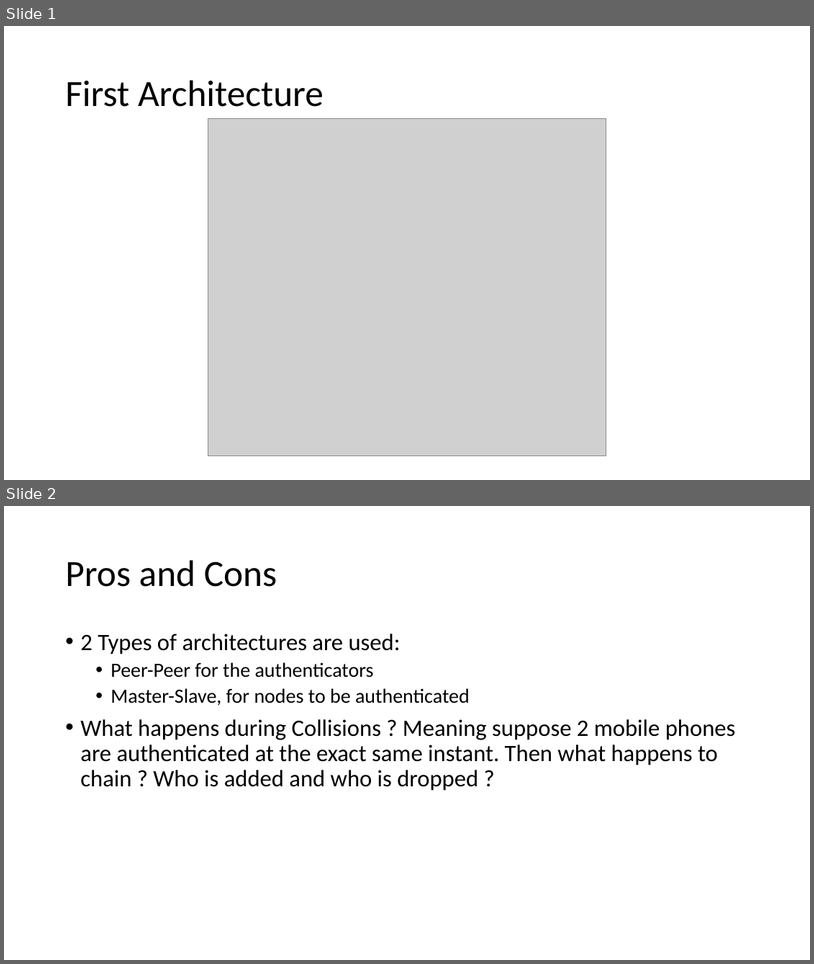
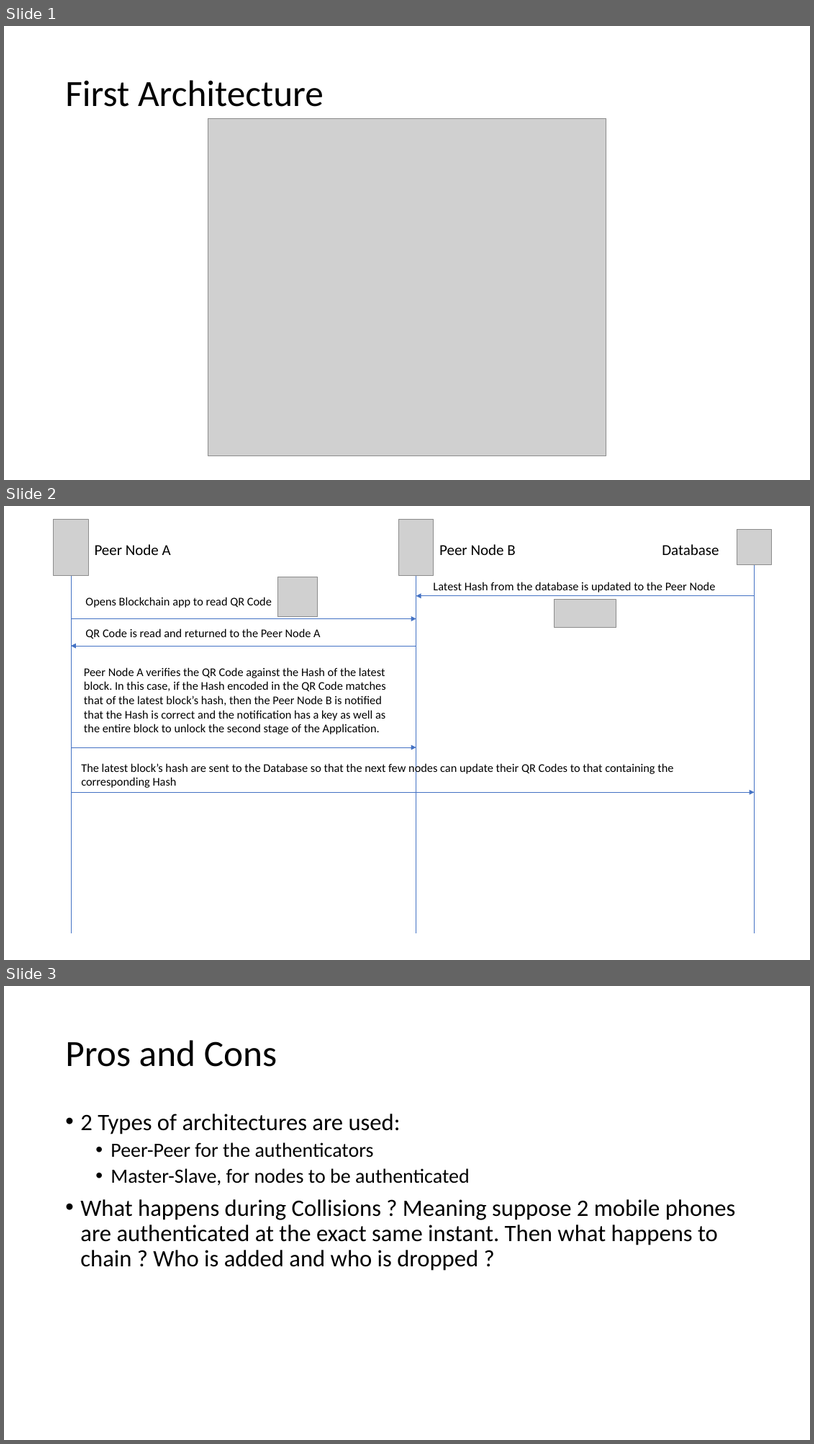
Before and after one commit to sharath-sri-chellappa/Research_Assistantship_Fall2019, a slide deck: Skype_Presentation_6Nov.pptx. Shown one above the other, each under a label of ours: slides 1 and 2 before the commit, slides 1, 2 and 3 after it. The pictures are 814x964 and 814x1444 pixels, drawn with LibreOffice and Linux fonts; fonts in the diff are those of the drawing; grey boxes stand for pictures. Boxes give left, top, right and bottom in pixels: in the first picture for what was removed or moved away, otherwise in the second. Text is boxed around its words. In the diff, an @@ line names an element or a change of style, - is before the commit and + after.

Commit message:
Committing completed Main Node Application

```diff
--- a/Skype_Presentation_6Nov.pptx
+++ b/Skype_Presentation_6Nov.pptx
@@ slide 2 added at <box>4,506,810,960</box>, background #FFFFFF @@
@@ picture added at <box>54,519,89,575</box> @@
@@ picture added at <box>399,519,434,575</box> @@
@@ text added at <box>95,544,171,555</box>, 18 pt, text #000000 @@
+Peer Node A
@@ text added at <box>440,544,515,555</box>, 18 pt, text #000000 @@
+Peer Node B
@@ text added at <box>662,544,719,555</box>, 18 pt, text #000000 @@
+Database
@@ picture added at <box>737,530,772,565</box> @@
@@ line added from (755, 561) to (755, 933), #4472C4 0.5 pt @@
@@ line added from (71, 576) to (71, 933), #4472C4 0.5 pt @@
@@ picture added at <box>278,577,318,617</box> @@
@@ line added from (417, 576) to (417, 933), #4472C4 0.5 pt @@
@@ text added at <box>433,582,716,592</box>, 14 pt, text #000000 @@
+Latest Hash from the database is updated to the Peer Node
@@ text added at <box>85,597,272,608</box>, 14 pt, text #000000 @@
+Opens Blockchain app to read QR Code
@@ arrow added from (755, 596) to (417, 596), #4472C4 0.5 pt @@
@@ picture added at <box>555,599,616,627</box> @@
@@ arrow added from (71, 618) to (417, 618), #4472C4 0.5 pt @@
@@ text added at <box>85,628,320,639</box>, 14 pt, text #000000 @@
+QR Code is read and returned to the Peer Node A
@@ arrow added from (417, 646) to (71, 646), #4472C4 0.5 pt @@
@@ text added at <box>84,667,386,734</box>, 14 pt, text #000000 @@
+Peer Node A verifies the QR Code against the Hash of the latest block. In this case, if the Hash encoded in the QR Code matches that of the latest block’s hash, then the Peer Node B is notified that the Hash is correct and the notification has a key as well as the entire block to unlock the second stage of the Application.
@@ arrow added from (71, 747) to (417, 747), #4472C4 0.5 pt @@
@@ text added at <box>81,762,674,788</box>, 14 pt, text #000000 @@
+The latest block’s hash are sent to the Database so that the next few nodes can update their QR Codes to that containing the corresponding Hash
@@ arrow added from (71, 792) to (755, 792), #4472C4 0.5 pt @@
@@ what was slide 2 is now slide 3 @@
```
Also in this commit, not shown: 15 other files.
